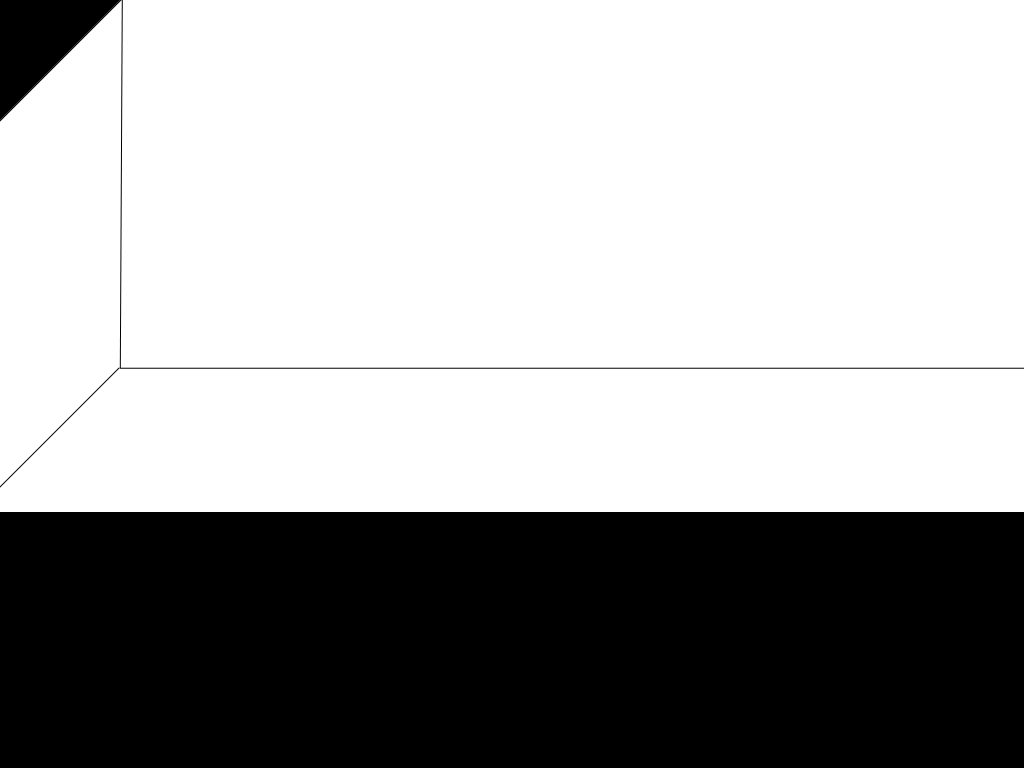
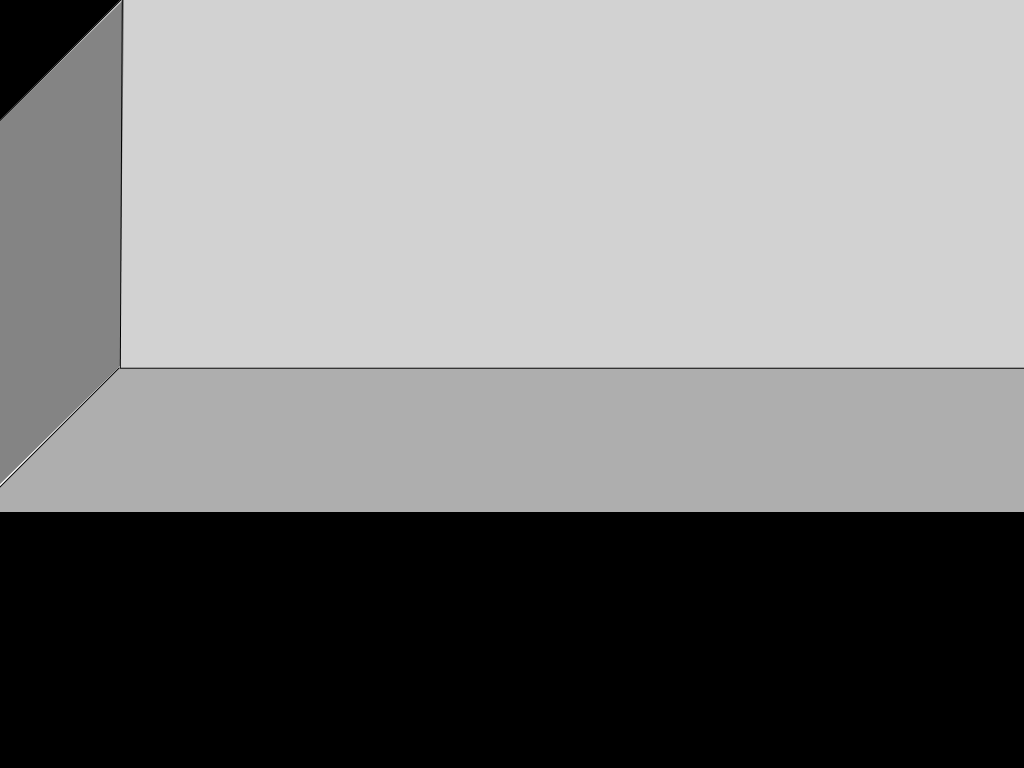
Before/after of a (1024, 768) layered artwork. What changed in the layer stack:
painted on "Forma 3" over (0, 0, 1024, 512)
